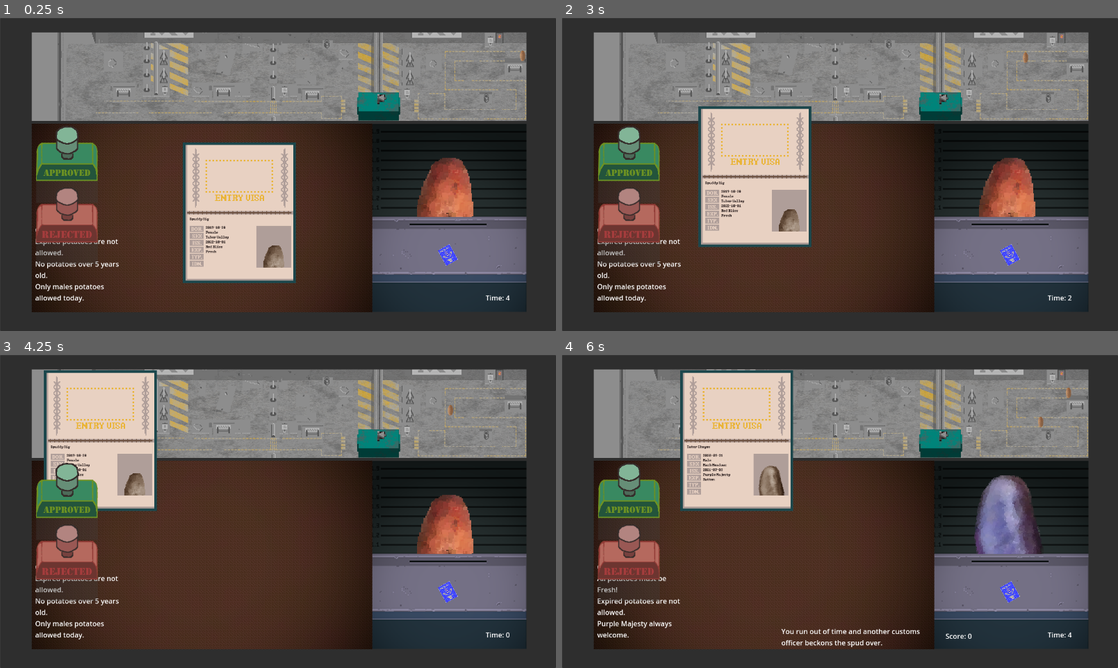
Above: before the commit, frames 1-4 (two rows, left to right).
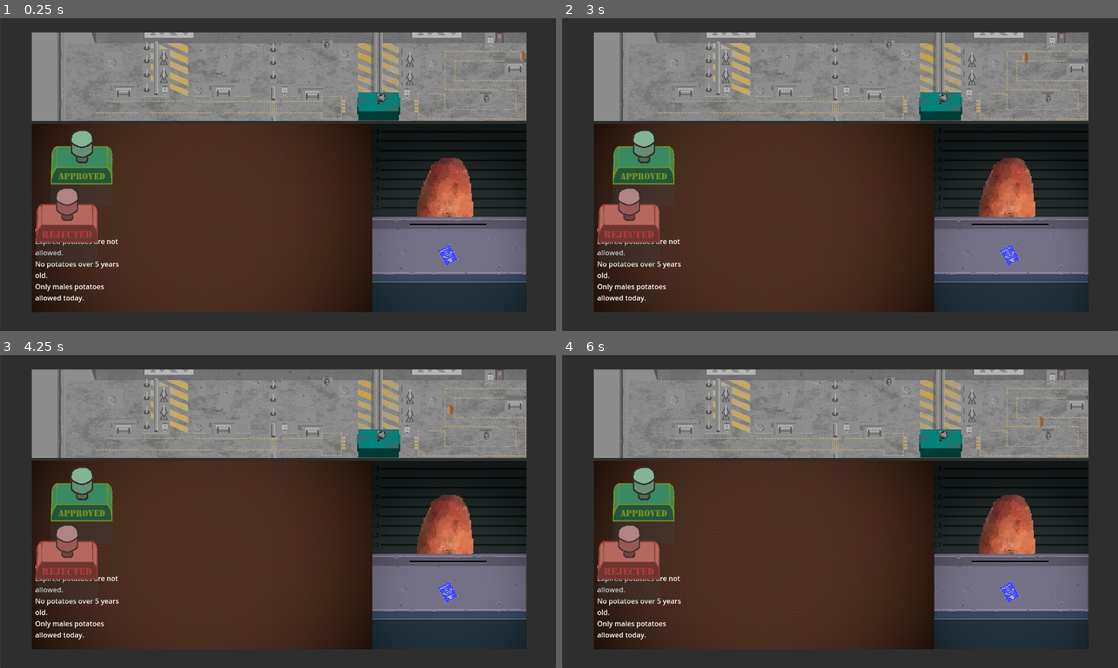
Above: after the commit, the same moments.

Repository: Lost-Rabbit-Digital/SpudCustoms
Game: Godot game, scene res://mainGame.tscn
Same seed, same stepped clock (60 frames per second), same inputs: the game is played once before the commit and once after it.
Inputs (mouse positions are in pixels of both pictures, inside the frame that each line leads up to):
- Up to frame 1 (0.25 s): no input
- Up to frame 2 (3 s): move the mouse to (962, 158) at 0.52 s; click (962, 158) at 0.67 s; tap Enter at 1.25, 2.75 s; drag from (728, 190) to (812, 237) at 1.27 s; tap Space at 2 s; move the mouse to (895, 105) at 2.02 s; click (895, 105) at 2.17 s; drag from (812, 237) to (673, 127) at 2.77 s
- Up to frame 3 (4.25 s): tap Space at 3.5 s; move the mouse to (444, 558) at 3.52 s; click (444, 558) at 3.67 s
- Up to frame 4 (6 s): tap Enter at 4.25 s; drag from (673, 464) to (756, 433) at 4.27 s; tap Space at 5 s; move the mouse to (867, 511) at 5.02 s; click (867, 511) at 5.17 s; drag from (756, 433) to (728, 527) at 5.77 s

The runs differ from the first frame. In frame 1, 11% of the frame differs, in the area x 6-92%, y 34-91%; in frame 2, 11%; in frame 3, 9.3%; in frame 4, 14%, in the area x 6-92%, y 4-94%.

Commit message:
Added opening and closing the passport

Diff:
--- a/mainGame.gd
+++ b/mainGame.gd
@@ -3,7 +3,6 @@
 
 var current_potato
 var score = 0
-var time_left = 5  # seconds per decision
 var current_rules = []
 var queue_manager: Node2D
 
@@ -14,6 +13,13 @@
 const PHYSICAL_STAMP_Z_INDEX = 100
 const APPLIED_STAMP_Z_INDEX = 50
 const PASSPORT_Z_INDEX = 0
+
+# Passport dragging system
+var closed_passport: Sprite2D
+var open_passport: Sprite2D
+var interaction_table: Sprite2D
+var suspect_panel: Sprite2D
+var is_passport_open = false
 
 # Stamp system
 const STAMP_ANIMATION_DURATION = 0.3  # Duration of the stamp animation in seconds
@@ -91,8 +97,20 @@
 			else:
 				sprite.z_index = PASSPORT_Z_INDEX
 
+	# Get references to the new nodes
+	closed_passport = $"Sprite2D (Closed Passport Icon)"
+	open_passport = $"Sprite2D (Open Passport)"
+	interaction_table = $InteractionTableBackground
+	suspect_panel = $"Sprite2D (Suspect Panel)"
+
+	# Add closed passport to draggable sprites
+	draggable_sprites.append(closed_passport)
+
+	# Initially hide the open passport
+	open_passport.visible = false
+
 func _process(delta):
-	$"Label (TimeLabel)".text = "Time: " + str(int($Timer.time_left))
+	pass
 
 func new_potato():
 	var potato_info = {
@@ -107,7 +125,6 @@
 	queue_manager.add_potato(potato_info)
 	update_potato_info_display(potato_info)
 	update_potato_texture(potato_info.type)
-	$Timer.start(time_left)
 
 func update_potato_info_display(potato_info: Dictionary):
 	$"Sprite2D (Open Passport)/Label (PotatoHeader)".text = """{name}""".format(potato_info)
@@ -212,15 +229,6 @@
 func peek_front_potato():
 	var front_potato_info = queue_manager.get_front_potato_info()
 	# Use front_potato_info as needed
-
-func _on_timer_timeout():
-	# Player ran out of time, count as wrong decision
-	score += 0
-	$"Label (JudgementInfo)".text = "You run out of time and another customs officer beckons the spud over."
-	$"Label (ScoreLabel)".text = "Score: " + str(score)
-	if randi() % 5 == 0:  # 20% chance to change rules
-		generate_rules()
-	new_potato()
 
 func update_potato_texture(potato_type: String):
 	var texture_path = ""
@@ -258,13 +266,32 @@
 				if dragged_sprite:
 					drag_offset = mouse_pos - dragged_sprite.global_position
 			else:
+				if dragged_sprite == closed_passport:
+					var drop_pos = get_global_mouse_position()
+					if interaction_table.get_rect().has_point(interaction_table.to_local(drop_pos)):
+						open_passport_action()
+				elif dragged_sprite == open_passport:
+					var drop_pos = get_global_mouse_position()
+					if suspect_panel.get_rect().has_point(suspect_panel.to_local(drop_pos)):
+						close_passport_action()
 				dragged_sprite = null
-		elif event.button_index == MOUSE_BUTTON_RIGHT and event.pressed:
-			if dragged_sprite and "Stamp" in dragged_sprite.name:
-				apply_stamp(dragged_sprite)
 
 	elif event is InputEventMouseMotion and dragged_sprite:
 		dragged_sprite.global_position = get_global_mouse_position() - drag_offset
+
+func open_passport_action():
+	closed_passport.visible = false
+	open_passport.visible = true
+	draggable_sprites.erase(closed_passport)
+	draggable_sprites.append(open_passport)
+	is_passport_open = true
+
+func close_passport_action():
+	closed_passport.visible = true
+	open_passport.visible = false
+	draggable_sprites.erase(open_passport)
+	draggable_sprites.append(closed_passport)
+	is_passport_open = false
 
 func find_topmost_sprite_at(pos: Vector2):
 	var topmost_sprite = null
--- a/mainGame.tscn
+++ b/mainGame.tscn
@@ -97,12 +97,6 @@
 offset_bottom = 672.0
 autowrap_mode = 3
 
-[node name="Label (TimeLabel)" type="Label" parent="."]
-offset_left = 1118.0
-offset_top = 632.0
-offset_right = 1218.0
-offset_bottom = 682.0
-
 [node name="PotatoLine" type="Sprite2D" parent="."]
 visible = false
 position = Vector2(648, 134)
@@ -147,7 +141,7 @@
 
 [node name="Sprite2D (Approval Stamp)" type="Sprite2D" parent="."]
 z_index = 2
-position = Vector2(153, 312)
+position = Vector2(187, 320)
 texture = ExtResource("15_f4m32")
 
 [node name="Sprite2D (StampShadow)" type="Sprite2D" parent="Sprite2D (Approval Stamp)"]
Not shown, changed: scratch_pad.txt
